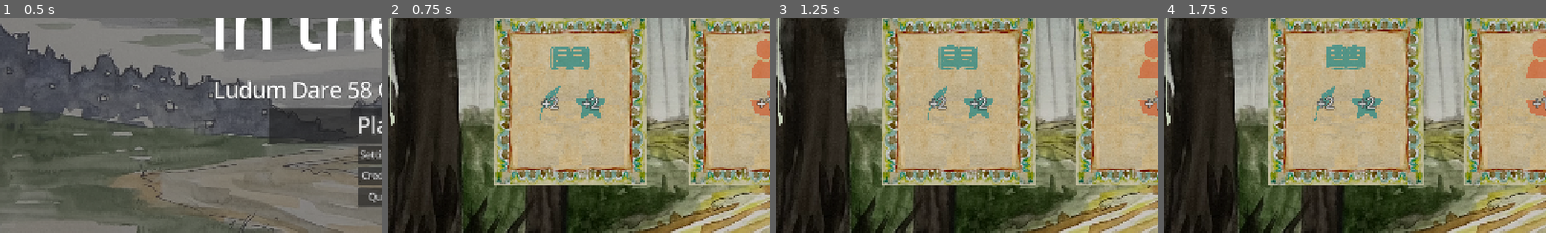
Above: before the commit, frames 1-4 (left to right).
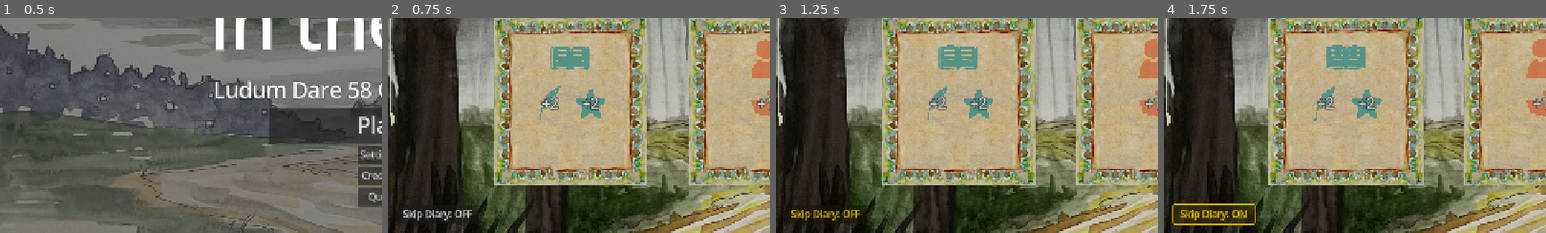
Above: after the commit, the same moments.

Repository: SamBumgardner/ld-58-game
Game: Godot game, scene res://src/menus/start/start_menu.tscn
The game is run twice, just before and just after one commit, with the same random seed, the same clock (stepped at 60 frames per second) and the same inputs. The engine's default icon, where the game draws it, is replaced by a stand-in: a white triangle on a blue panel in a dark square.
Inputs (mouse positions are % of the whole screen's width and height, from its top left):
- Up to frame 1 (0.5 s): no input
- Up to frame 2 (0.75 s): click "Play" at 0.5 s
- Up to frame 3 (1.25 s): no input
- Up to frame 4 (1.75 s): click (7, 91) at 1.25 s, where only the run after the commit has a clickable "Skip Diary: OFF"
The pictures show only the part of the screen within x 0-50%, y 45-95%; the shares and areas given below are measured in that part.

Frame 1 is identical in both runs. In frame 2, 0.5% of the frame differs, in the area x 4-24%, y 87-96%; in frame 3, 0.6%; in frame 4, 1.4%, in the area x 2-24%, y 86-97%.

Commit message:
Add: placeholder preview infos with fading animation

Diff:
--- a/game/src/gameplay/gameplay.tscn
+++ b/game/src/gameplay/gameplay.tscn
@@ -20,6 +20,7 @@
 [ext_resource type="Texture2D" uid="uid://cegwrvc3utwup" path="res://assets/art/weather_hot.png" id="11_ug0ik"]
 [ext_resource type="PackedScene" uid="uid://b0mcg1ibos2g1" path="res://src/gameplay/hud/end_day_summary.tscn" id="12_fbjph"]
 [ext_resource type="Script" uid="uid://c267m4vx16j5c" path="res://src/gameplay/turbo_toggle.gd" id="13_23xb3"]
+[ext_resource type="PackedScene" uid="uid://cjkj3o2d3vkiq" path="res://src/gameplay/hud/preview_info.tscn" id="20_thf4h"]
 
 [sub_resource type="Animation" id="Animation_23xb3"]
 length = 0.001
@@ -71,9 +72,46 @@
 "update": 0,
 "values": [Color(1, 1, 1, 1)]
 }
+tracks/4/type = "value"
+tracks/4/imported = false
+tracks/4/enabled = true
+tracks/4/path = NodePath("CanvasLayer:visible")
+tracks/4/interp = 1
+tracks/4/loop_wrap = true
+tracks/4/keys = {
+"times": PackedFloat32Array(0),
+"transitions": PackedFloat32Array(1),
+"update": 1,
+"values": [false]
+}
+tracks/5/type = "value"
+tracks/5/imported = false
+tracks/5/enabled = true
+tracks/5/path = NodePath("CanvasLayer/ColorRect/PreviewInfo:visible")
+tracks/5/interp = 1
+tracks/5/loop_wrap = true
+tracks/5/keys = {
+"times": PackedFloat32Array(0),
+"transitions": PackedFloat32Array(1),
+"update": 1,
+"values": [true]
+}
+tracks/6/type = "value"
+tracks/6/imported = false
+tracks/6/enabled = true
+tracks/6/path = NodePath("CanvasLayer/ColorRect/PreviewInfo:modulate")
+tracks/6/interp = 1
+tracks/6/loop_wrap = true
+tracks/6/keys = {
+"times": PackedFloat32Array(0),
+"transitions": PackedFloat32Array(1),
+"update": 0,
+"values": [Color(1, 1, 1, 1)]
+}
 
 [sub_resource type="Animation" id="Animation_fbjph"]
 resource_name = "end_of_day_fadeout"
+step = 0.05
 tracks/0/type = "value"
 tracks/0/imported = false
 tracks/0/enabled = true
@@ -136,10 +174,35 @@
 "update": 0,
 "values": [Color(1, 1, 1, 0), Color(1, 1, 1, 0), Color(1, 1, 1, 1)]
 }
+tracks/5/type = "value"
+tracks/5/imported = false
+tracks/5/enabled = true
+tracks/5/path = NodePath("CanvasLayer/ColorRect/PreviewInfo:visible")
+tracks/5/interp = 1
+tracks/5/loop_wrap = true
+tracks/5/keys = {
+"times": PackedFloat32Array(0.5),
+"transitions": PackedFloat32Array(1),
+"update": 1,
+"values": [true]
+}
+tracks/6/type = "value"
+tracks/6/imported = false
+tracks/6/enabled = true
+tracks/6/path = NodePath("CanvasLayer/ColorRect/PreviewInfo:modulate")
+tracks/6/interp = 1
+tracks/6/loop_wrap = true
+tracks/6/keys = {
+"times": PackedFloat32Array(0.5, 1),
+"transitions": PackedFloat32Array(1, 1),
+"update": 0,
+"values": [Color(1, 1, 1, 0), Color(1, 1, 1, 1)]
+}
 
 [sub_resource type="Animation" id="Animation_s5sow"]
 resource_name = "new_day_fade_in"
 length = 2.0
+step = 0.05
 tracks/0/type = "value"
 tracks/0/imported = false
 tracks/0/enabled = true
@@ -190,6 +253,18 @@
 "update": 1,
 "values": [true, true, false]
 }
+tracks/4/type = "value"
+tracks/4/imported = false
+tracks/4/enabled = true
+tracks/4/path = NodePath("CanvasLayer/ColorRect/PreviewInfo:visible")
+tracks/4/interp = 1
+tracks/4/loop_wrap = true
+tracks/4/keys = {
+"times": PackedFloat32Array(0, 0.5, 0.55),
+"transitions": PackedFloat32Array(1, 1, 1),
+"update": 1,
+"values": [true, true, false]
+}
 
 [sub_resource type="AnimationLibrary" id="AnimationLibrary_s5sow"]
 _data = {
@@ -390,7 +465,6 @@
 offset_bottom = 602.9861
 
 [node name="TurboToggle" type="Button" parent="."]
-visible = false
 layout_mode = 0
 offset_left = 21.0
 offset_top = 638.0
@@ -478,6 +552,30 @@
 texture = ExtResource("3_thf4h")
 expand_mode = 1
 
+[node name="PreviewInfo" type="Control" parent="CanvasLayer/ColorRect"]
+layout_mode = 1
+anchors_preset = 15
+anchor_right = 1.0
+anchor_bottom = 1.0
+grow_horizontal = 2
+grow_vertical = 2
+
+[node name="WeatherPreview" parent="CanvasLayer/ColorRect/PreviewInfo" instance=ExtResource("20_thf4h")]
+layout_mode = 1
+anchors_preset = -1
+anchor_left = 0.18
+anchor_top = 0.5
+anchor_right = 0.18
+anchor_bottom = 0.5
+
+[node name="MoodPreview" parent="CanvasLayer/ColorRect/PreviewInfo" instance=ExtResource("20_thf4h")]
+layout_mode = 1
+anchors_preset = -1
+anchor_left = 0.82
+anchor_top = 0.5
+anchor_right = 0.82
+anchor_bottom = 0.5
+
 [node name="EndDaySummary" parent="CanvasLayer/ColorRect" instance=ExtResource("12_fbjph")]
 unique_name_in_owner = true
 visible = false
--- /dev/null
+++ b/game/src/gameplay/hud/preview_info.gd
@@ -0,0 +1 @@
+class_name PreviewInfo extends Control
--- /dev/null
+++ b/game/src/gameplay/hud/preview_info.tscn
@@ -0,0 +1,98 @@
+[gd_scene load_steps=8 format=3 uid="uid://cjkj3o2d3vkiq"]
+
+[ext_resource type="StyleBox" uid="uid://eoki4f7rst2x" path="res://assets/art/hud/dark_panel.tres" id="1_1vmgp"]
+[ext_resource type="Script" uid="uid://bplj1q15skwh5" path="res://src/gameplay/hud/preview_info.gd" id="2_7dg0l"]
+[ext_resource type="Texture2D" uid="uid://cegwrvc3utwup" path="res://assets/art/weather_hot.png" id="3_eh7ct"]
+[ext_resource type="Texture2D" uid="uid://cxvgn4jodvfq8" path="res://assets/art/stat_physical.png" id="4_gxhgt"]
+[ext_resource type="Texture2D" uid="uid://dv3qtmmwvrt5w" path="res://assets/art/stat_study.png" id="5_5qmwa"]
+[ext_resource type="Texture2D" uid="uid://5lx5hh12o8jy" path="res://assets/art/mood_grumpy.png" id="6_6kknw"]
+[ext_resource type="Texture2D" uid="uid://dbxi6f6uibdfa" path="res://assets/art/mood_sad.png" id="7_nxfdw"]
+
+[node name="PreviewInfo" type="PanelContainer"]
+grow_horizontal = 2
+grow_vertical = 2
+theme_override_styles/panel = ExtResource("1_1vmgp")
+script = ExtResource("2_7dg0l")
+
+[node name="MarginContainer" type="MarginContainer" parent="."]
+layout_mode = 2
+theme_override_constants/margin_left = 12
+theme_override_constants/margin_top = 8
+theme_override_constants/margin_right = 12
+theme_override_constants/margin_bottom = 12
+
+[node name="VBoxContainer" type="VBoxContainer" parent="MarginContainer"]
+layout_mode = 2
+
+[node name="TomorrowTitle" type="Label" parent="MarginContainer/VBoxContainer"]
+unique_name_in_owner = true
+layout_mode = 2
+text = "Tomorrow's Weather:"
+
+[node name="TomorrowTexture" type="TextureRect" parent="MarginContainer/VBoxContainer"]
+unique_name_in_owner = true
+custom_minimum_size = Vector2(128, 128)
+layout_mode = 2
+size_flags_horizontal = 4
+size_flags_vertical = 4
+texture = ExtResource("3_eh7ct")
+stretch_mode = 5
+
+[node name="Label2" type="Label" parent="MarginContainer/VBoxContainer"]
+layout_mode = 2
+text = "Improves:"
+
+[node name="ImproveTexture" type="TextureRect" parent="MarginContainer/VBoxContainer"]
+unique_name_in_owner = true
+custom_minimum_size = Vector2(64, 64)
+layout_mode = 2
+size_flags_horizontal = 4
+size_flags_vertical = 4
+texture = ExtResource("4_gxhgt")
+expand_mode = 4
+stretch_mode = 5
+
+[node name="MarginContainer" type="MarginContainer" parent="MarginContainer/VBoxContainer"]
+custom_minimum_size = Vector2(0, 15)
+layout_mode = 2
+
+[node name="Label3" type="Label" parent="MarginContainer/VBoxContainer"]
+layout_mode = 2
+text = "Weakens:"
+
+[node name="WeakenTexture" type="TextureRect" parent="MarginContainer/VBoxContainer"]
+unique_name_in_owner = true
+custom_minimum_size = Vector2(64, 64)
+layout_mode = 2
+size_flags_horizontal = 4
+size_flags_vertical = 4
+texture = ExtResource("5_5qmwa")
+expand_mode = 4
+stretch_mode = 5
+
+[node name="MarginContainer2" type="MarginContainer" parent="MarginContainer/VBoxContainer"]
+custom_minimum_size = Vector2(0, 10)
+layout_mode = 2
+
+[node name="Label4" type="Label" parent="MarginContainer/VBoxContainer"]
+layout_mode = 2
+text = "Bonus Effects During:"
+
+[node name="BonusEffectTextures" type="HBoxContainer" parent="MarginContainer/VBoxContainer"]
+unique_name_in_owner = true
+layout_mode = 2
+size_flags_horizontal = 4
+theme_override_constants/separation = 8
+
+[node name="BonusEffectTexture1" type="TextureRect" parent="MarginContainer/VBoxContainer/BonusEffectTextures"]
+custom_minimum_size = Vector2(64, 64)
+layout_mode = 2
+texture = ExtResource("6_6kknw")
+expand_mode = 1
+stretch_mode = 4
+
+[node name="BonusEffectTexture2" type="TextureRect" parent="MarginContainer/VBoxContainer/BonusEffectTextures"]
+custom_minimum_size = Vector2(64, 64)
+layout_mode = 2
+texture = ExtResource("7_nxfdw")
+expand_mode = 1
Not shown: 1 places in game/src/gameplay/gameplay.tscn that only renumber resources
Not shown, added: game/src/gameplay/hud/preview_info.gd.uid
